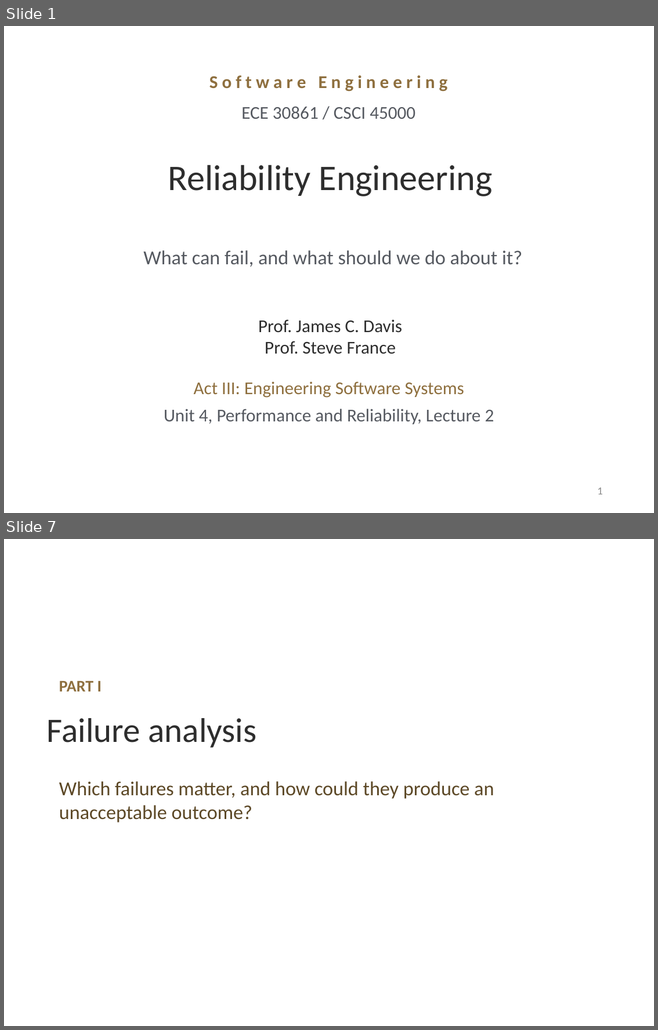
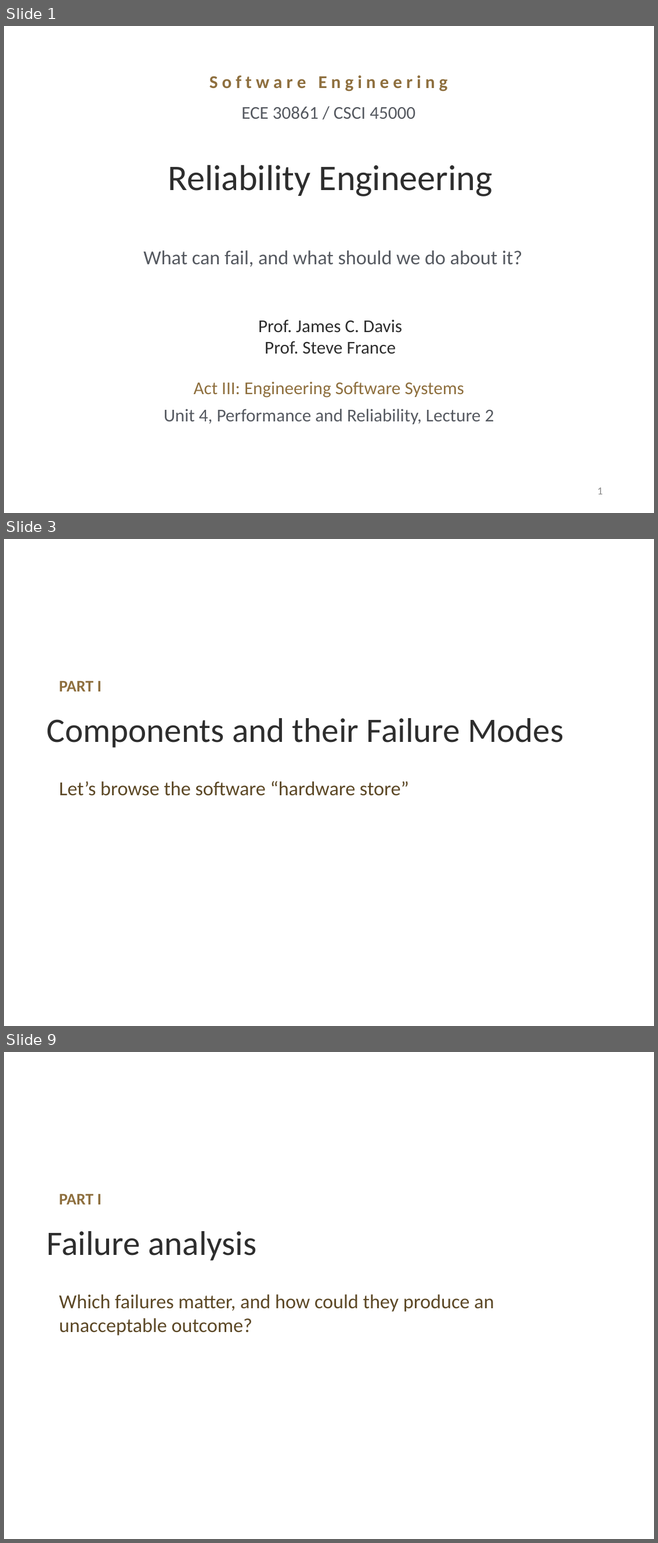
Before and after one commit to davisjam/model-based-agentic-software-engineering, a slide deck: course/lectures/act-3-software-in-the-world/04-performance-and-reliability/3-4-Performance-and-Reliability-2-Reliability-Engineering.pptx. Shown one above the other, each under a label of ours: slides 1 and 7 before the commit, slides 1, 3 and 9 after it; the slides between them are not shown. The pictures are 658x1030 and 658x1543 pixels, drawn with LibreOffice and Linux fonts; fonts in the diff are those of the drawing; background and template pictures are left out. Boxes give left, top, right and bottom in pixels: in the first picture for what was removed or moved away, otherwise in the second. Text is boxed around its words. In the diff, an @@ line names an element or a change of style, - is before the commit and + after.

```diff
--- a/course/lectures/act-3-software-in-the-world/04-performance-and-reliability/3-4-Performance-and-Reliability-2-Reliability-Engineering.pptx
+++ b/course/lectures/act-3-software-in-the-world/04-performance-and-reliability/3-4-Performance-and-Reliability-2-Reliability-Engineering.pptx
@@ slide 3 added at <box>4,539,654,1026</box>, background #FFFFFF @@
@@ text added at <box>59,681,101,692</box>, 18 pt, text #8E6F3E, bold @@
+PART I
@@ text added at <box>47,718,563,748</box>, 38 pt, text #2D2D2D @@
+Components and their Failure Modes
@@ text added at <box>59,781,409,796</box>, 22 pt, text #5C4826 @@
+Let’s browse the software “hardware store”
@@ what was slide 7 is now slide 9 @@
```
Also in this commit, not shown: 23 slides changed, 8 other slides added, 3 slides removed, 2 other files.
